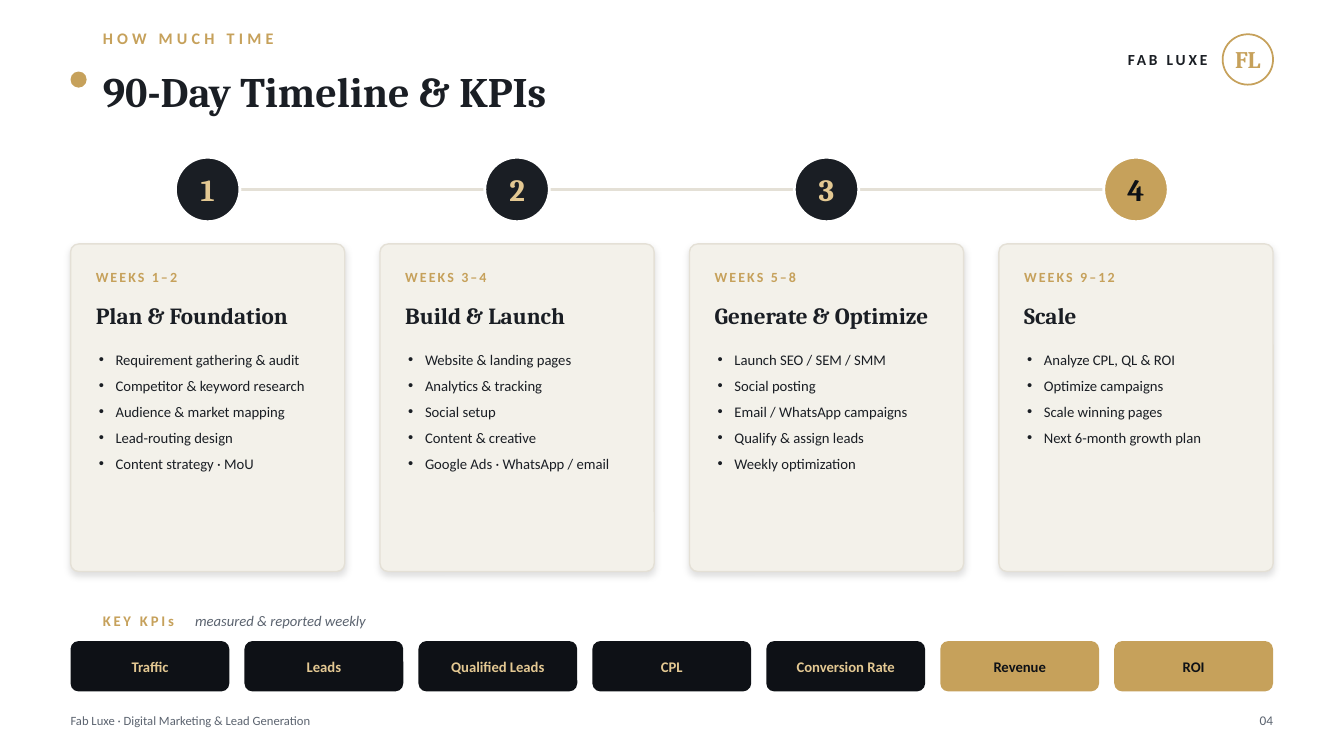
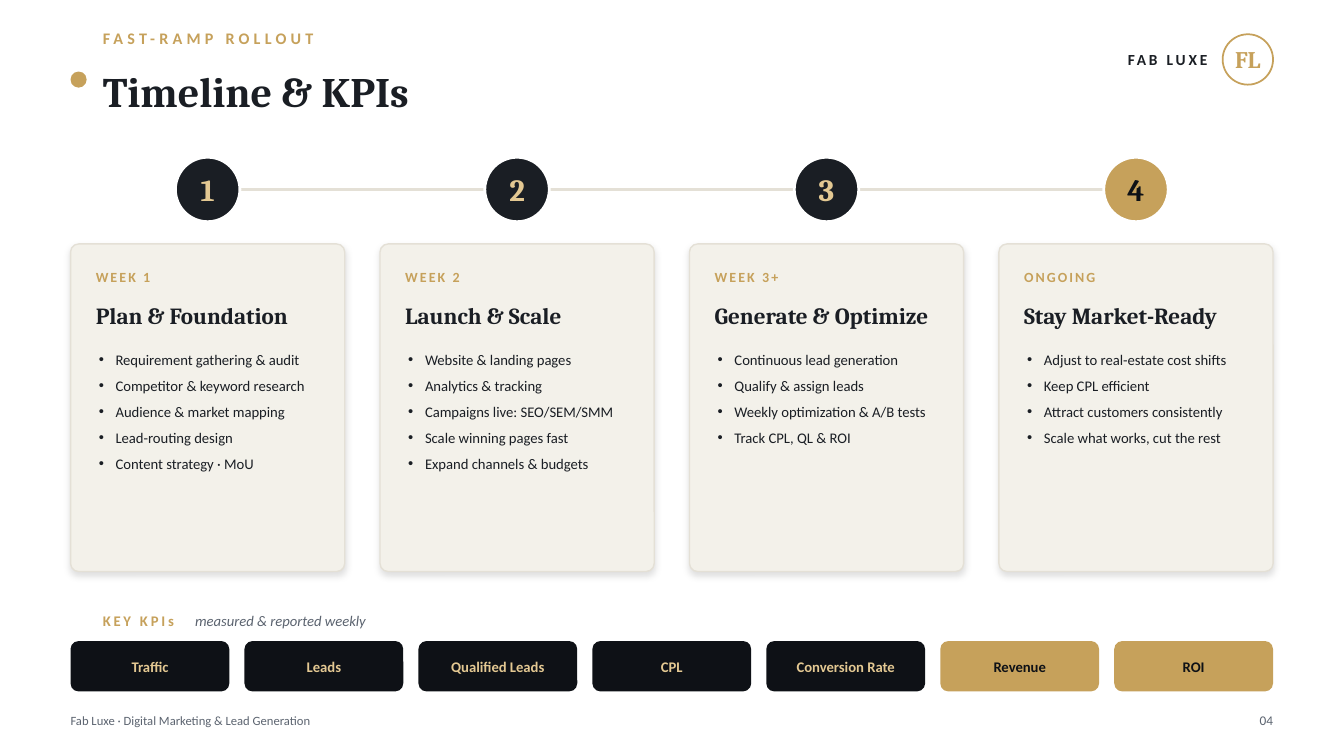
Before and after one commit to neerajjhaji/fabulex, a slide deck: slide 5 of FabLuxe_Digital_Marketing_Strategy.pptx. Drawn at 1344x756 pixels with LibreOffice and Linux fonts; fonts in the diff are those of the drawing. Boxes give left, top, right and bottom in pixels: in the first picture for what was removed or moved away, otherwise in the second. Text is boxed around its words. In the diff, an @@ line names an element or a change of style, - is before the commit and + after.

Commit message:
Restructure timeline: pull Scale-up into Launch week, make Generate & Optimize continuous (Stay Market-Ready)

```diff
--- a/FabLuxe_Digital_Marketing_Strategy.pptx
+++ b/FabLuxe_Digital_Marketing_Strategy.pptx
@@ text at [103, 33, 274, 44]: text changed @@
-HOW MUCH TIME
+FAST-RAMP ROLLOUT
@@ text at [103, 78, 409, 108]: text changed @@
-90-Day Timeline & KPIs
+Timeline & KPIs
@@ text at [96, 273, 150, 282]: text changed @@
-WEEKS 1–2
+WEEK 1
@@ text at [405, 273, 460, 282]: text changed @@
-WEEKS 3–4
+WEEK 2
@@ text at [715, 273, 778, 282]: text changed @@
-WEEKS 5–8
+WEEK 3+
@@ text at [1024, 273, 1095, 282]: text changed @@
-WEEKS 9–12
+ONGOING
@@ text at [405, 308, 561, 324]: text changed @@
-Build & Launch
+Launch & Scale
@@ text at [1024, 308, 1217, 329]: text changed @@
-Scale
+Stay Market-Ready
@@ text at [734, 355, 898, 368]: text changed @@
-• Launch SEO / SEM / SMM
-• Social posting
-• Email / WhatsApp campaigns
+• Continuous lead generation
@@ text at [1044, 354, 1226, 445]: text changed @@
-• Analyze CPL, QL & ROI
-• Optimize campaigns
-• Scale winning pages
-• Next 6-month growth plan
+• Adjust to real-estate cost shifts
+• Keep CPL efficient
+• Attract customers consistently
+• Scale what works, cut the rest
@@ text at [425, 406, 614, 472]: text changed @@
-• Social setup
-• Content & creative
-• Google Ads · WhatsApp / email
+• Campaigns live: SEO/SEM/SMM
+• Scale winning pages fast
+• Expand channels & budgets
@@ text at [734, 406, 926, 445]: text changed @@
-• Weekly optimization
+• Weekly optimization & A/B tests
+• Track CPL, QL & ROI
```
Also in this commit, not shown: 1 other slide changed.
